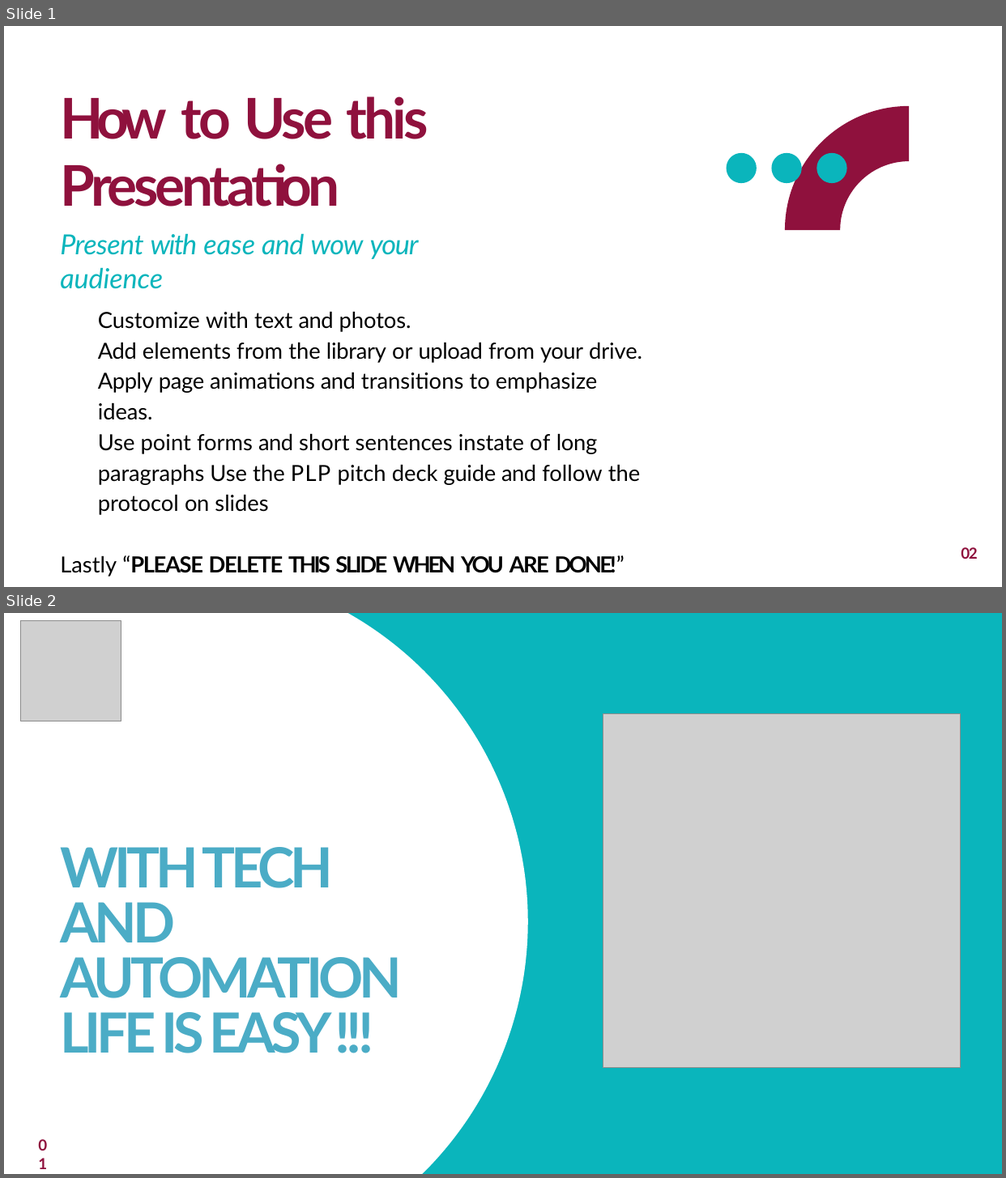
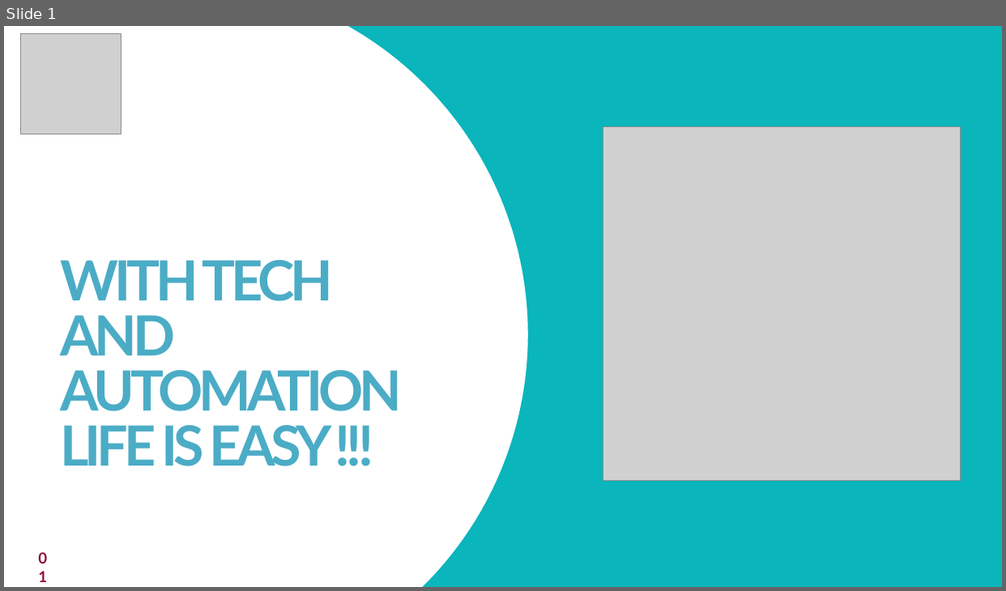
Before and after one commit to GivenTerbulance/Pitch-Deck, a slide deck: PLP Standard Pitch Deck_Given_Teboho_Ikaneng.pptx. Shown one above the other, each under a label of ours: slides 1 and 2 before the commit, slide 1 after it. The pictures are 1006x1178 and 1006x591 pixels, drawn with LibreOffice and Linux fonts; fonts in the diff are those of the drawing; grey boxes stand for pictures; background and template pictures are left out. Boxes give left, top, right and bottom in pixels: in the first picture for what was removed or moved away, otherwise in the second. Text is boxed around its words. In the diff, an @@ line names an element or a change of style, - is before the commit and + after.

```diff
--- a/PLP Standard Pitch Deck_Given_Teboho_Ikaneng.pptx
+++ b/PLP Standard Pitch Deck_Given_Teboho_Ikaneng.pptx
@@ slide 1 removed at [4,26,1002,587], background #FFFFFF @@
@@ title removed at [60,96,428,259] @@
-How to Use this Presentation
-Present with ease and wow your audience
@@ freeform shape removed at [785,106,909,231] @@
@@ freeform shape removed at [726,153,846,183] @@
@@ text removed at [60,311,642,577] @@
-Customize with text and photos.
-Add elements from the library or upload from your drive. Apply page animations and transitions to emphasize ideas.
-Use point forms and short sentences instate of long paragraphs Use the PLP pitch deck guide and follow the protocol on slides
-Lastly “PLEASE DELETE THIS SLIDE WHEN YOU ARE DONE!”
@@ text removed at [961,548,978,559] @@
-02
@@ what was slide 2 is now slide 1 @@
```
Also in this commit, not shown: 2 slides changed.
